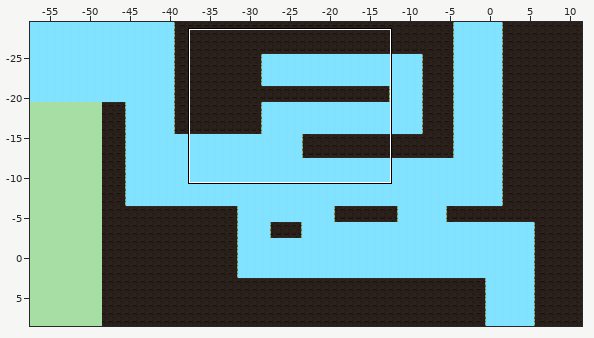
Tiled map: Assets/Tiled/Level1TileMap/map1-1.tmx. Above: a wide view before the commit, with the close-up outlined.
Close-up. Earlier state:
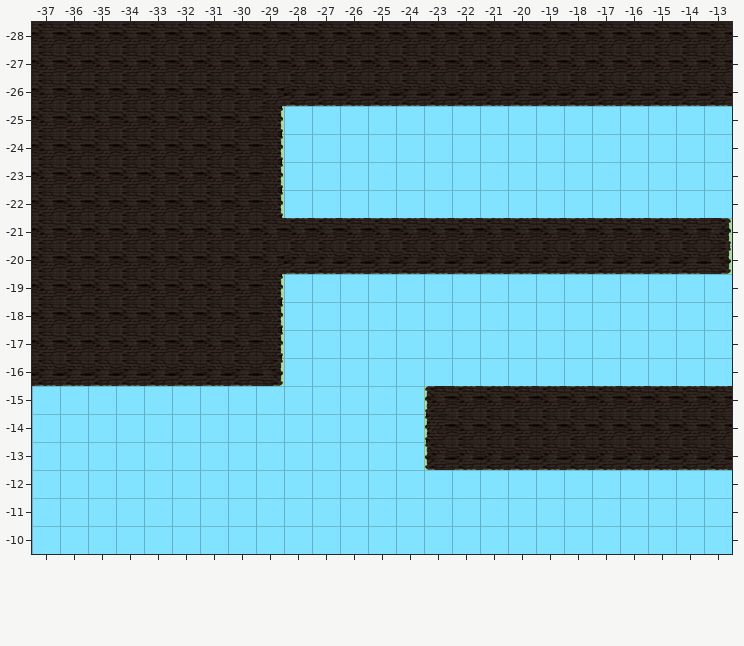
Cells are 256x256 px. Shown: x -37..-13, y -28..-10. The commit also changed other parts of the map, which this record leaves out.
The result:
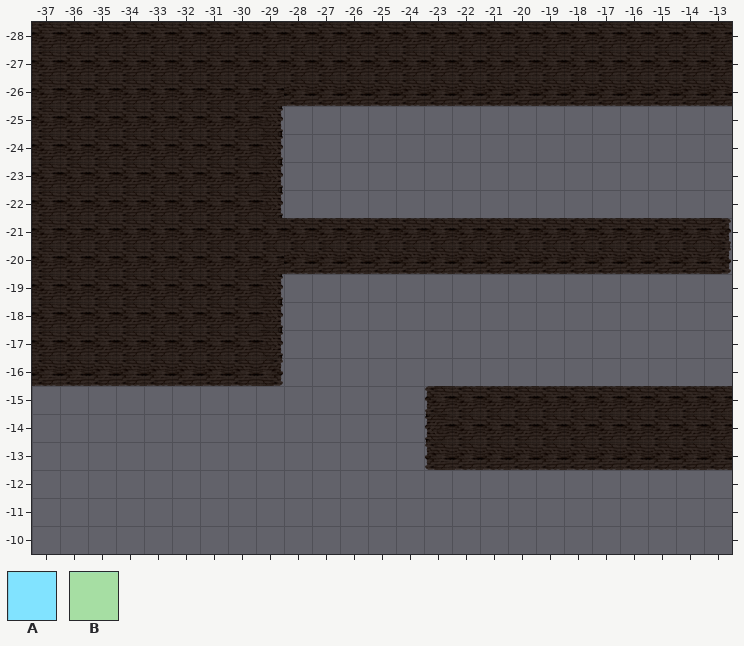
Key: from "ruleprient256": A 30, B 38.
_ is an empty cell, . an unchanged one.
Edits made:
--- layer "prototype" (now hidden)
@@ x -37..-13 @@
--26 .........BBBBBBBBBBBBBBBB
--25 ........BAAAAAAAAAAAAAAAA
--24 ........BAAAAAAAAAAAAAAAA
--23 ........BAAAAAAAAAAAAAAAA
--22 ........BAAAAAAAAAAAAAAAA
--21 .........BBBBBBBBBBBBBBBB
--20 .........BBBBBBBBBBBBBBBB
--19 ........BAAAAAAAAAAAAAAAA
--18 ........BAAAAAAAAAAAAAAAA
--17 ........BAAAAAAAAAAAAAAAA
--16 BBBBBBBBBAAAAAAAAAAAAAAAA
--15 AAAAAAAAAAAAAABBBBBBBBBBB
--14 AAAAAAAAAAAAAAB..........
--13 AAAAAAAAAAAAAABBBBBBBBBBB
--12 AAAAAAAAAAAAAAAAAAAAAAAAA
--11 AAAAAAAAAAAAAAAAAAAAAAAAA
--10 AAAAAAAAAAAAAAAAAAAAAAAAA
+-26 .........________________
+-25 ........_________________
+-24 ........_________________
+-23 ........_________________
+-22 ........_________________
+-21 .........________________
+-20 .........________________
+-19 ........_________________
+-18 ........_________________
+-17 ........_________________
+-16 _________________________
+-15 _________________________
+-14 _______________..........
+-13 _________________________
+-12 _________________________
+-11 _________________________
+-10 _________________________
Pixel boxes of the changes (left, top, right, bottom) in both close-ups:
removed: (32, 105, 732, 554)
